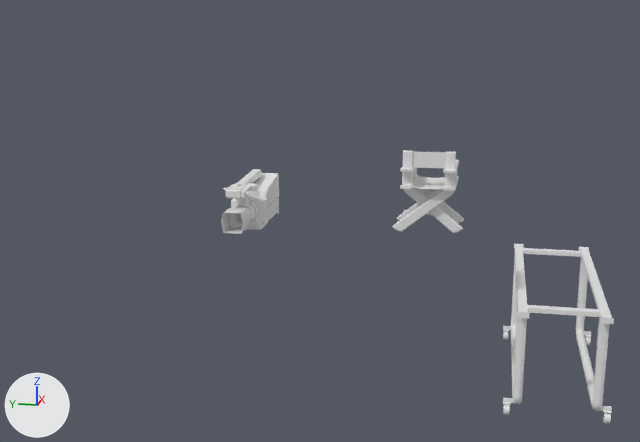
Two versions of the Blender file studio_assety.blend, one commit apart.
Camera for both pictures: a 50 mm camera at (-8.93, -2.72, 2.27) aimed at (0.13, -0.91, 0.01). Every picture has the same lights, and +X, +Y and +Z are marked at lower left.

Before the edit, the objects in view are built like this:
```python
me_cube_001 = bpy.data.meshes.new('Cube.001')
me_cube_001.from_pydata(...)  # 4067 vertices, 3739 faces; spans x -0.745..0.714, y -0.253..0.19, z -0.22..0.35
me_cube_001.polygons.foreach_set('use_smooth', [True] * 3739)
me_cube_002 = bpy.data.meshes.new('Cube.002')
me_cube_002.from_pydata(...)  # 1603 vertices, 1356 faces, 1 loose edge; spans x -0.724..-0.196, y 0.056..0.635, z 0.421..1.108
me_cylinder = bpy.data.meshes.new('Cylinder')
me_cylinder.from_pydata(...)  # 2256 vertices, 2090 faces; spans x -1.83..0.34, y -0.78..0.12, z -1.2..-0.19
ob_kamera = bpy.data.objects.new('kamera', me_cube_001)
ob_kamera.location = (0.633, 0.0, 0.0)
ob_krzeselko = bpy.data.objects.new('krzeselko', me_cube_002)
ob_krzeselko.location = (-1.129, -2.533, 0.0)
ob_wieszaki = bpy.data.objects.new('wieszaki', me_cylinder)
ob_wieszaki.location = (0.0, -2.997, 0.0)
```
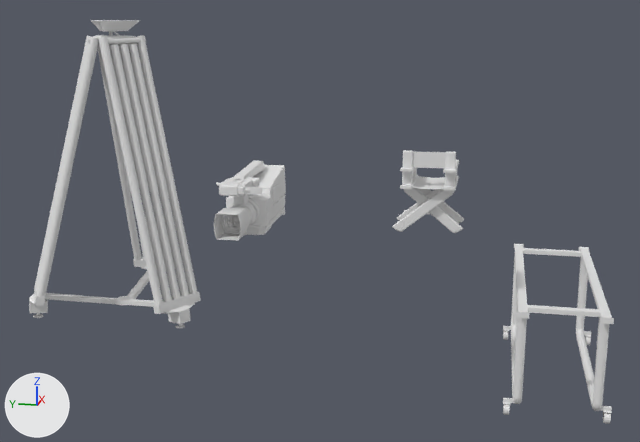
What differs and where, as boxes (x1, y1, x2, y2) in the pictures (640 x 442 px):
'statyw', added
    after: (29, 20, 201, 328)
'kamera', rescaled (24% wider, 24% taller)
    before: (221, 169, 279, 234)
    after: (214, 160, 286, 241)

Patch to the scene script:
```diff
--- a/studio_assety.blend.py
+++ b/studio_assety.blend.py
@@ me_cylinder_002 @@
+me_cylinder_002.from_pydata(...)  # 1850 vertices, 1224 faces, 30 loose edges; spans x -1.76..0.73, y -1.32..0.85, z -1.85..1.91
@@ ob_kamera @@
 ob_kamera.location = (0.633, 0.0, 0.0)
+ob_kamera.scale = (1.24, 1.24, 1.24)
@@ ob_statyw @@
+ob_statyw = bpy.data.objects.new('statyw', me_cylinder_002)
+ob_statyw.location = (1.56, 1.974, 0.355)
+ob_statyw.rotation_euler = (0.0, -0.262, 0.0)  # degrees (0, -15, 0)
```
